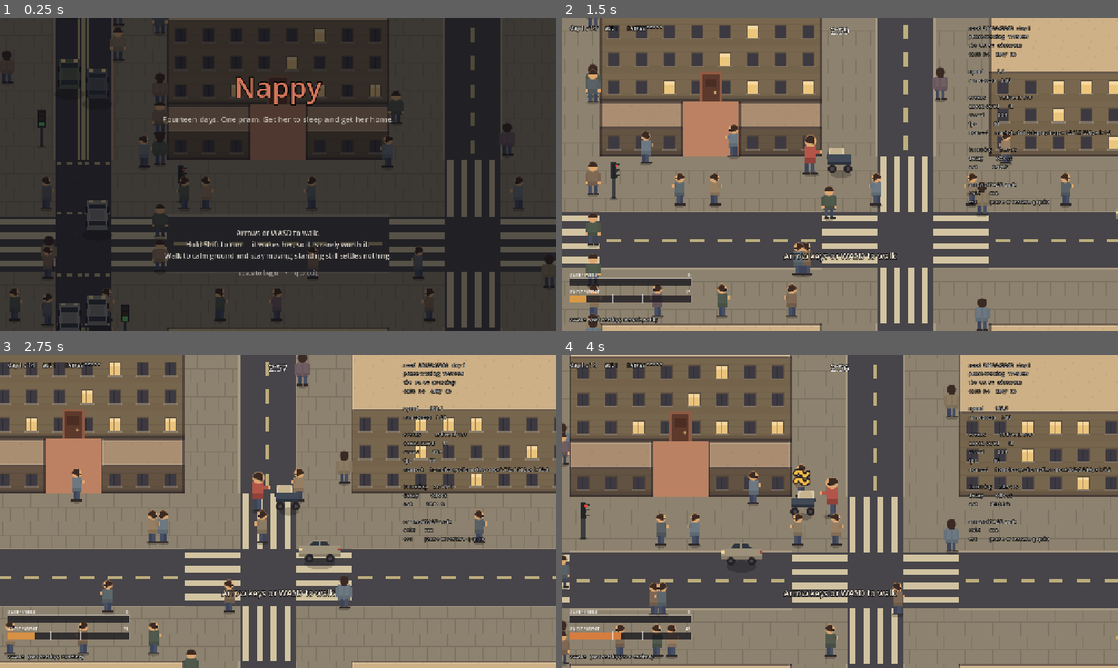
Above: before the commit, frames 1-4 (two rows, left to right).
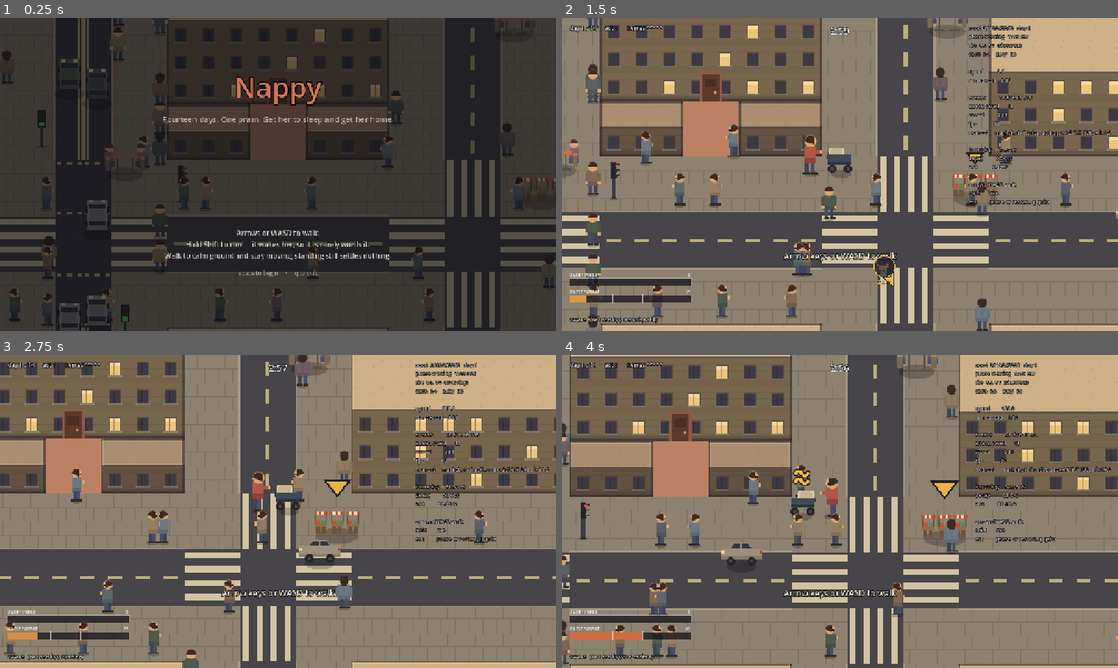
Above: after the commit, the same moments.

Repository: JosuaKrause/nappy
Game: Godot game, scene res://scenes/main.tscn
The game is run twice, just before and just after one commit, with the same random seed, the same clock (stepped at 60 frames per second) and the same inputs.
Inputs (mouse positions are in pixels of both pictures, inside the frame that each line leads up to):
- Up to frame 1 (0.25 s): no input
- Up to frame 2 (1.5 s): tap Enter (ui_accept) at 0.5, 0.77 s; move the mouse to (962, 158) at 0.52 s; hold Right (move_right) 0.53-1.25 s; hold Shift (run) 0.53-1.25 s; click (962, 158) at 0.67 s; drag from (728, 190) to (812, 237) at 1.27 s
- Up to frame 3 (2.75 s): move the mouse to (333, 442) at 2.02 s; hold Right (move_right) from 2.03 s (still down); hold Shift (run) from 2.03 s (still down)
- Up to frame 4 (4 s): release Right (move_right) at 2.75 s; release Shift (run) at 2.75 s; drag from (812, 574) to (673, 464) at 2.77 s; move the mouse to (1006, 558) at 3.52 s; hold Left (move_left) from 3.53 s (still down); hold Shift (run) from 3.53 s (still down); tap R at 3.6 s; tap Enter (ui_accept) at 3.77 s

The runs differ from the first frame. In frame 1, 0.2% of the frame differs, in the area x 18-100%, y 0-53%; in frame 2, 1.1%; in frame 3, 3.1%, in the area x 6-99%, y 0-91%; in frame 4, 3.0%.

Commit message:
A dead end's plug and a big building's mass seal their stub, like a zone's
The lattice draws a full crossroads wherever two corridors cross, whether or not the
arms of it are streets. A zone's absorbed corridor already sealed the crossing that
would have led into it (CityGenerator._absorb_streets), but a dead end's wall and a
big building's mass never did the same — a zebra sat right beside built_over ground,
promising a crossing to a wall. Confirmed with a scratch scan before touching anything:
zero crossings ever land *inside* a built_over rect, but dozens sit in the two-tile
band just outside one, for both dead ends and big buildings, across every seed sampled.

_seal_stub_crossings is the one function every hard blocker now calls over "ground that
just stopped being a street" — a zone's footprint, a dead end's wall, a big building's
mass — rather than three call sites each re-deriving the same grow-and-check. It only
ever turns a crossing to pavement, never a road tile, because the stub is always the
surviving corridor's own sidewalk band crossed by the vanished corridor's road, which
is never typed ROAD to begin with.

tests/test_generator.gd checks it as a property over every seed's zones, dead ends and
big buildings, rather than one hand-picked case.

Diff:
--- a/src/city/city_generator.gd
+++ b/src/city/city_generator.gd
@@ -543,18 +543,9 @@
 ## around the removed cross become T-junctions for free, and the one in the middle of the zone
 ## is left with nothing reaching it at all.
 ##
-## Then the **stub**. Each of the four surviving junctions on the zone's edge is a T now, and
-## the quarter of it on the zone's side is a two-tile spur of carriageway and zebra that leads
-## out of the junction and stops in the grass. Nothing drives there — a car diverting turns on
-## the junction's own road band, a whole tile before it — and nothing has to be crossed there
-## either, so it becomes pavement and the road visibly ends at the junction rather than poking
-## into the park.
-##
-## `grow(SIDEWALK_WIDTH)` is exactly that spur and nothing else: the band it adds is one
-## pavement deep, which alongside a block is pavement already and inside a junction is precisely
-## the quarter beyond the crossroads. Getting the turn wrong makes this repaint *look* wrong —
-## the first build turned late, so cars drove down the spur and stood on the new pavement, which
-## reads as a bug in the paint rather than as a bug in the turn.
+## Then the **stub**, which every hard blocker shares and states once: see
+## `_seal_stub_crossings`.
+##
 ## `solid` is the apartment complex: the same streets leave the lattice, and the ground where they
 ## were is building rather than park. Saying so in `built_over` is what tells every rule about hard
 ## blockers — the crowd's walls, the telemetry legend, where a big building may go — that this is
@@ -567,17 +558,34 @@
 		for y in range(footprint.position.y, footprint.end.y):
 			_absorb_one(map, Vector3i(x, y, 1), solid)
 
-	var zone := CityMap.blocks_tile_rect(footprint)
-	for tile in map.rect_tiles(zone.grow(Tuning.SIDEWALK_WIDTH)):
-		if zone.has_point(tile):
-			continue
-		if map.tile_at(tile) == GameEnums.TileType.CROSSING:
-			map.set_tile(tile, GameEnums.TileType.SIDEWALK)
+	_seal_stub_crossings(map, CityMap.blocks_tile_rect(footprint))
 
 static func _absorb_one(map: CityMap, key: Vector3i, solid: bool) -> void:
 	map.absent_segments[key] = true
 	if solid:
 		map.built_over[key] = StreetNetwork.by_key(key).tile_rect()
+
+## Seals the **stub** an arm leaves behind wherever it stops being a street: a zone's absorbed
+## corridor, a dead end's plug and a big building's mass all call this over `gone` — the ground
+## that just stopped being a street — rather than each restating it for its own case.
+##
+## The surviving junction next to `gone` is a T now, and the quarter of it on `gone`'s side is a
+## two-tile spur of carriageway and zebra that leads out of the junction and stops at a wall or in
+## the grass. Nothing drives there — a car diverting turns on the junction's own road band, a whole
+## tile before it — and nothing has to be crossed there either, so it becomes pavement and the road
+## visibly ends at the junction rather than poking into ground that is no longer a street.
+##
+## `grow(SIDEWALK_WIDTH)` is exactly that spur and nothing else: the band it adds is one pavement
+## deep, which alongside a block is pavement already and inside a junction is precisely the quarter
+## beyond the crossroads. It only ever turns a **crossing** to pavement — never a road tile, because
+## the stub is always the surviving corridor's own sidewalk band crossed by the vanished corridor's
+## road, and a sidewalk band is never typed `ROAD`.
+static func _seal_stub_crossings(map: CityMap, gone: Rect2i) -> void:
+	for tile in map.rect_tiles(gone.grow(Tuning.SIDEWALK_WIDTH)):
+		if gone.has_point(tile):
+			continue
+		if map.tile_at(tile) == GameEnums.TileType.CROSSING:
+			map.set_tile(tile, GameEnums.TileType.SIDEWALK)
 
 # --------------------------------------------------------------------- arcs ---
 
@@ -1080,6 +1088,8 @@
 	var solid: Array[Rect2i] = [mass]
 	block_rects[pair.position] = solid
 	map.built_over[between.key()] = between.tile_rect()
+	# Every junction round the mass keeps three of its arms — see `_seal_stub_crossings`.
+	_seal_stub_crossings(map, mass)
 
 ## The gate: **every calm area the run will ever use can still be walked to.**
 ##
@@ -1125,6 +1135,9 @@
 	wall.size += along * into
 	map.fill_rect(wall, GameEnums.TileType.BUILDING)
 	map.building_rects.append(wall)
+	# The wall sits right at the junction's mouth, so the junction beside it loses an arm the
+	# same way a zone's edge does — see `_seal_stub_crossings`.
+	_seal_stub_crossings(map, wall)
 	return wall
 
 # --------------------------------------------------------------- validation ---
--- a/tests/test_generator.gd
+++ b/tests/test_generator.gd
@@ -24,6 +24,7 @@
 	_test_a_dead_end_is_a_dead_end(t)
 	_test_a_big_building_joins_two_blocks(t)
 	_test_no_single_street_closure_isolates_the_parks(t)
+	_test_a_missing_arm_has_no_crossing_on_it(t)
 
 # ------------------------------------------------------------------- pieces ---
 
@@ -560,6 +561,33 @@
 			"a city gets %.1f big buildings, wanting at least %d"
 			% [float(total) / seeds, Tuning.MIN_BIG_BUILDINGS])
 
+## M53: **the lattice draws a full crossroads wherever two corridors cross, whether or not the
+## arms of it are streets.** Stated once over "ground that stopped being a street" — a zone's
+## absorbed corridor, a dead end's plug and a big building's mass — rather than three times, this
+## checks the one visible promise a crossing makes: no zebra leads to ground that is not a street.
+##
+## `CityGenerator._seal_stub_crossings` is the fix, called from all three placements over the
+## footprint that just stopped being a street. Checked here over every one of them rather than by
+## re-deriving which junctions are affected, because the set of "ground that stopped being a
+## street" is exactly `zone_rects` (as tile rects) plus `built_over` (which already includes the
+## zones that are apartment complexes) plus every dead end and big building's own wall or mass.
+func _test_a_missing_arm_has_no_crossing_on_it(t) -> void:
+	var seeds := 12
+	for i in seeds:
+		var map := CityGenerator.generate(_seed(i))
+		var footprints: Array[Rect2i] = []
+		for anchor: Vector2i in map.zone_rects:
+			footprints.append(CityMap.blocks_tile_rect(map.zone_rects[anchor]))
+		for key: Vector3i in map.built_over:
+			footprints.append(map.built_over[key])
+		for footprint in footprints:
+			for tile in map.rect_tiles(footprint.grow(Tuning.SIDEWALK_WIDTH)):
+				if footprint.has_point(tile) or not map.in_bounds(tile):
+					continue
+				t.check(map.tile_at(tile) != GameEnums.TileType.CROSSING,
+						"seed %d: a crossing at %s leads into ground %s that stopped being a street"
+						% [_seed(i), tile, footprint])
+
 func _seed(index: int) -> int:
 	# Spread the seeds out; consecutive integers are what generate() retries with.
 	return 1000 + index * 7919
Not shown, changed: docs/CITY.md
